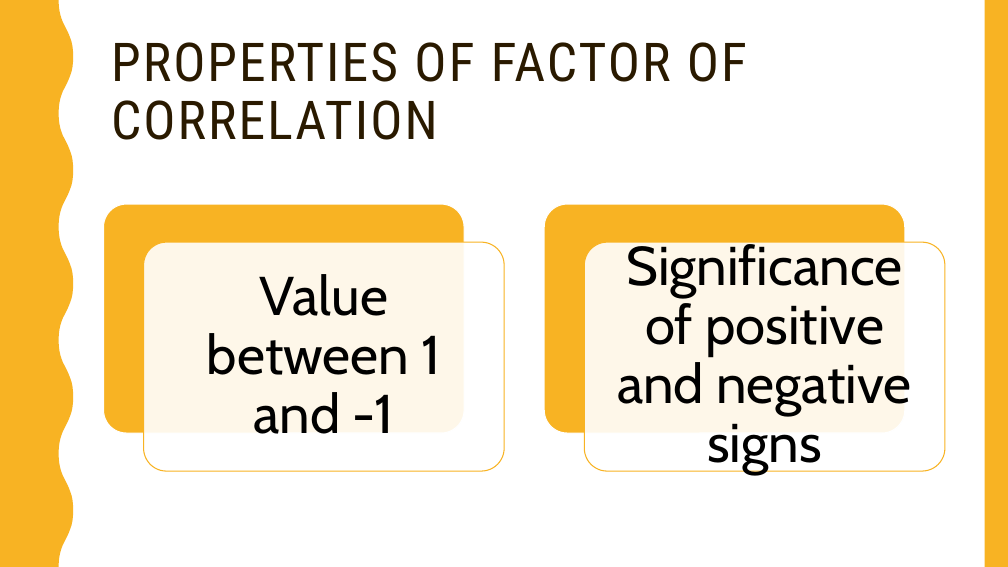
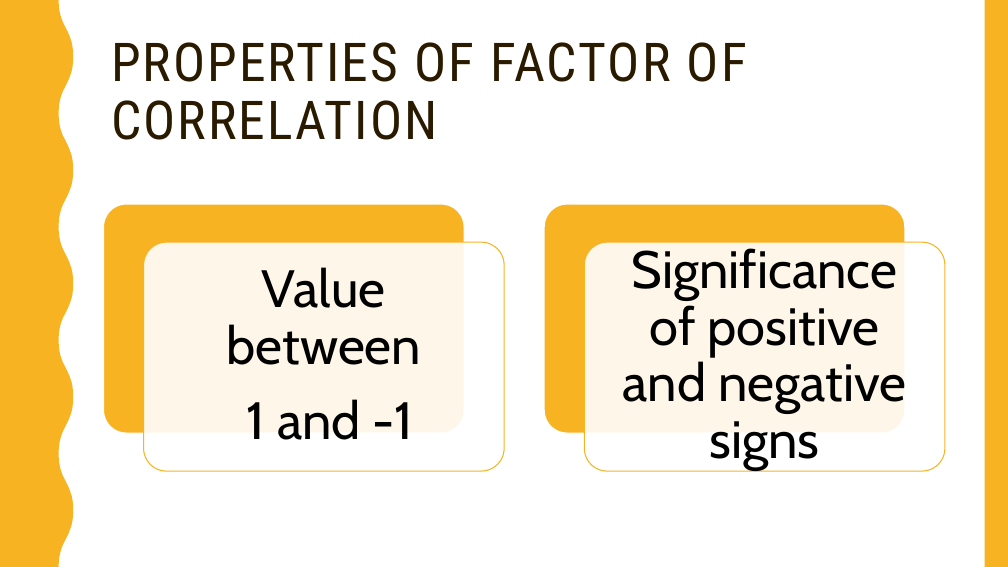
Before and after one commit to skgadi/Courses, a slide deck: slide 25 of 2021/statistics-for-business/session-2.pptx (slide 23 before the commit). Drawn at 1008x567 pixels with LibreOffice and Linux fonts; fonts in the diff are those of the drawing. Boxes give left, top, right and bottom in pixels: in the first picture for what was removed or moved away, otherwise in the second. Text is boxed around its words. In the diff, an @@ line names an element or a change of style, - is before the commit and + after.

```diff
--- a/2021/statistics-for-business/session-2.pptx
+++ b/2021/statistics-for-business/session-2.pptx
@@ text at (226,267,421,440): text changed; size 52 to 50 pt @@
-Value between 1 and -1
+Value between
+1 and -1
@@ text "Significance of positive and negative ..." at (623,248,906,470): size 52 to 50 pt @@
```
Also in this commit, not shown: 4 other slides changed, 3 slides added, 8 other files.
